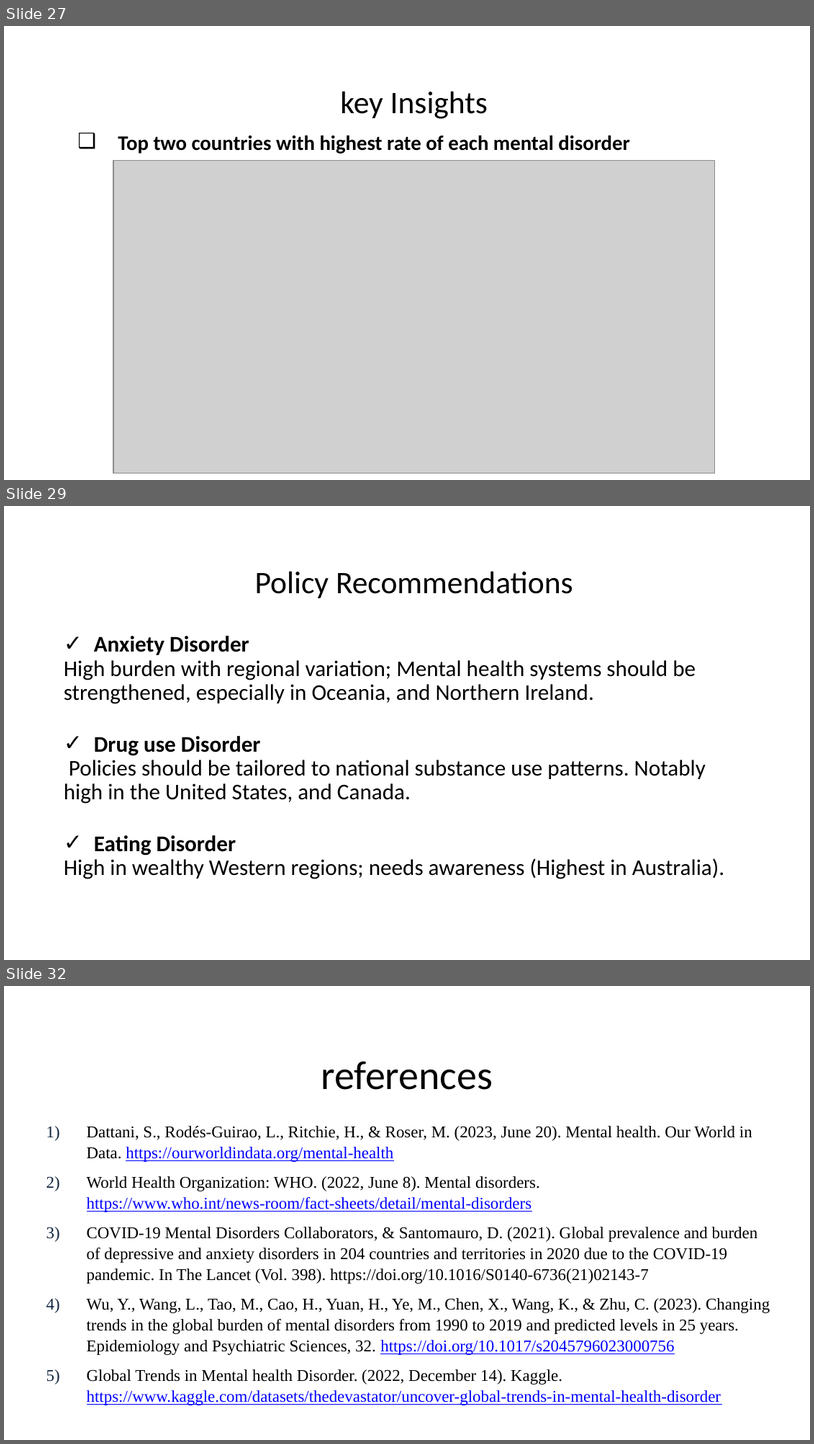
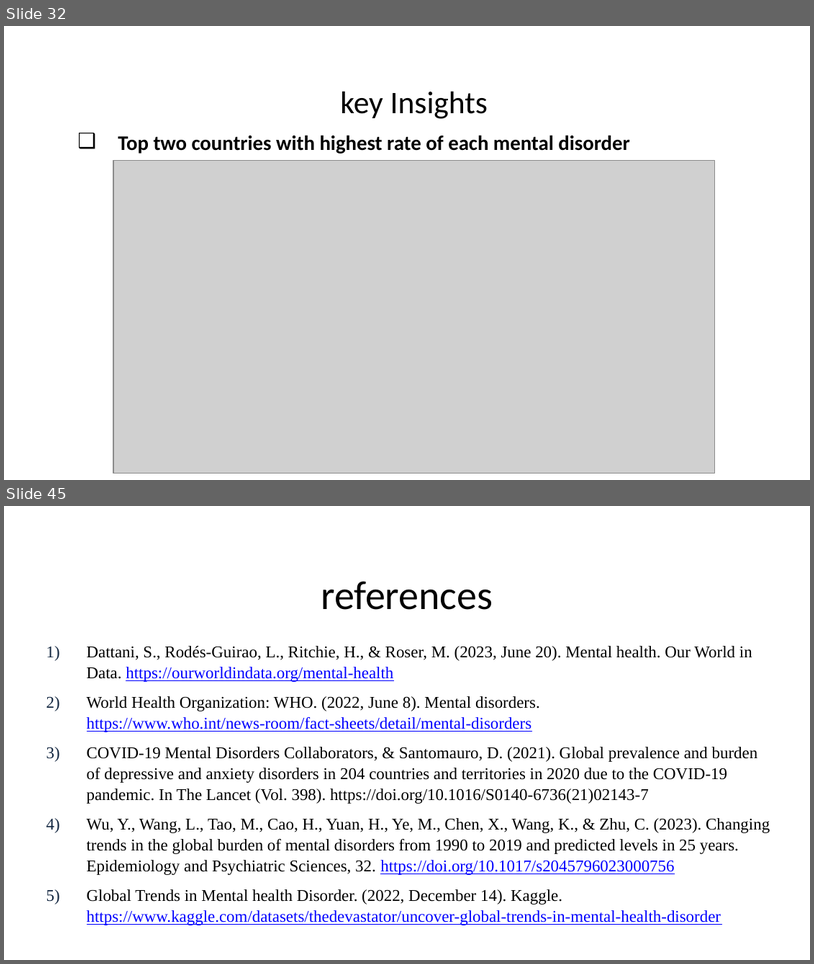
Before and after one commit to Sridhar-MSinDS/Health-Information-Technology-750, a slide deck: FinalPresentation_Team3_HIT750.pptx. Shown one above the other, each under a label of ours: slides 27, 29 and 32 before the commit, slides 32 and 45 after it; the slides between them are not shown. The pictures are 814x1444 and 814x964 pixels, drawn with LibreOffice and Linux fonts; fonts in the diff are those of the drawing; grey boxes stand for pictures; background and template pictures are left out. Boxes give left, top, right and bottom in pixels: in the first picture for what was removed or moved away, otherwise in the second. Text is boxed around its words. In the diff, an @@ line names an element or a change of style, - is before the commit and + after.

```diff
--- a/FinalPresentation_Team3_HIT750.pptx
+++ b/FinalPresentation_Team3_HIT750.pptx
@@ slide 29 removed at bbox=[4, 506, 810, 960], background #FFFFFF @@
@@ text removed at bbox=[255, 571, 574, 598] @@
-Policy Recommendations
@@ text removed at bbox=[64, 636, 725, 879] @@
-✓ Anxiety Disorder
-High burden with regional variation; Mental health systems should be strengthened, especially in Oceania, and Northern Ireland.
-✓ Drug use Disorder
-Policies should be tailored to national substance use patterns. Notably high in the United States, and Canada.
-✓ Eating Disorder
-High in wealthy Western regions; needs awareness (Highest in Australia).
@@ what was slide 27 is now slide 32 @@
@@ what was slide 32 is now slide 45 @@
```
Also in this commit, not shown: 3 slides changed, 18 slides added, 4 other slides removed.
